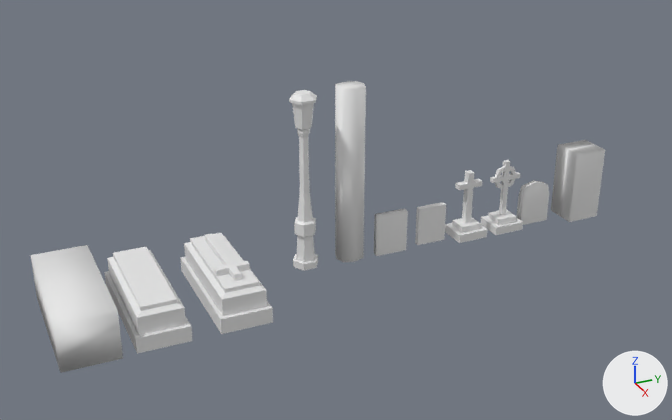
One commit to the Blender file Models/Blend/Tomb.blend: the scene before it, then after it.
Both versions are drawn from a camera (50 mm lens) standing at (23.63, -9.69, 13.59) and looking at (-0.05, 0.96, 1.75). Arrows for +X, +Y and +Z are at lower right; the lights stay in place.
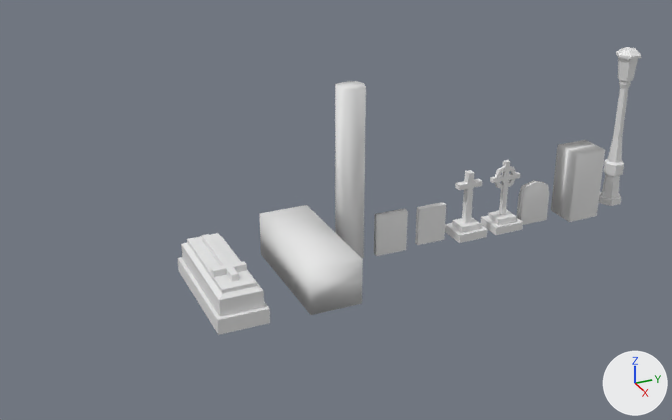
Boxes (x1, y1, x2, y2) around the edits, measured in the pictures (672 x 420 px):
'Cube.006', moved: before (31, 245, 123, 373); after (259, 205, 363, 315)
'Cube.001', moved: before (180, 233, 273, 334); after (178, 233, 270, 335)
'Cube.002', moved (not visible afterwards): before (104, 247, 192, 354)
'Cylinder', moved: before (289, 90, 318, 271); after (599, 47, 641, 206)

Patch to the scene script:
```diff
--- a/Models/Blend/Tomb.blend.py
+++ b/Models/Blend/Tomb.blend.py
@@ ob_cube_006 @@
 ob_cube_006 = bpy.data.objects.new('Cube.006', me_cube_005)
-ob_cube_006.location = (-0.17, -7.06, 0.63)
+ob_cube_006.location = (-0.17, 0.0, 0.63)
 ob_cube_006.scale = (1.0, 0.817, 0.5)
@@ ob_cylinder @@
 ob_cylinder = bpy.data.objects.new('Cylinder', me_cylinder)
-ob_cylinder.location = (0.32, 0.0, 1.04)
+ob_cylinder.location = (0.32, 11.75, 1.04)
 ob_cylinder.scale = (1.59, 1.59, 1.69)
@@ ob_cube_002 @@
 ob_cube_002 = bpy.data.objects.new('Cube.002', me_cube_002)
-ob_cube_002.location = (0.07, -5.09, 0.29)
+ob_cube_002.location = (0.07, 0.0, 0.29)
 ob_cube_002.scale = (1.9, 0.651, 0.651)
@@ ob_cube_001 @@
 ob_cube_001 = bpy.data.objects.new('Cube.001', me_cube_001)
-ob_cube_001.location = (0.07, -2.73, 0.29)
+ob_cube_001.location = (0.07, -2.82, 0.29)
 ob_cube_001.scale = (1.9, 0.651, 0.651)
```
